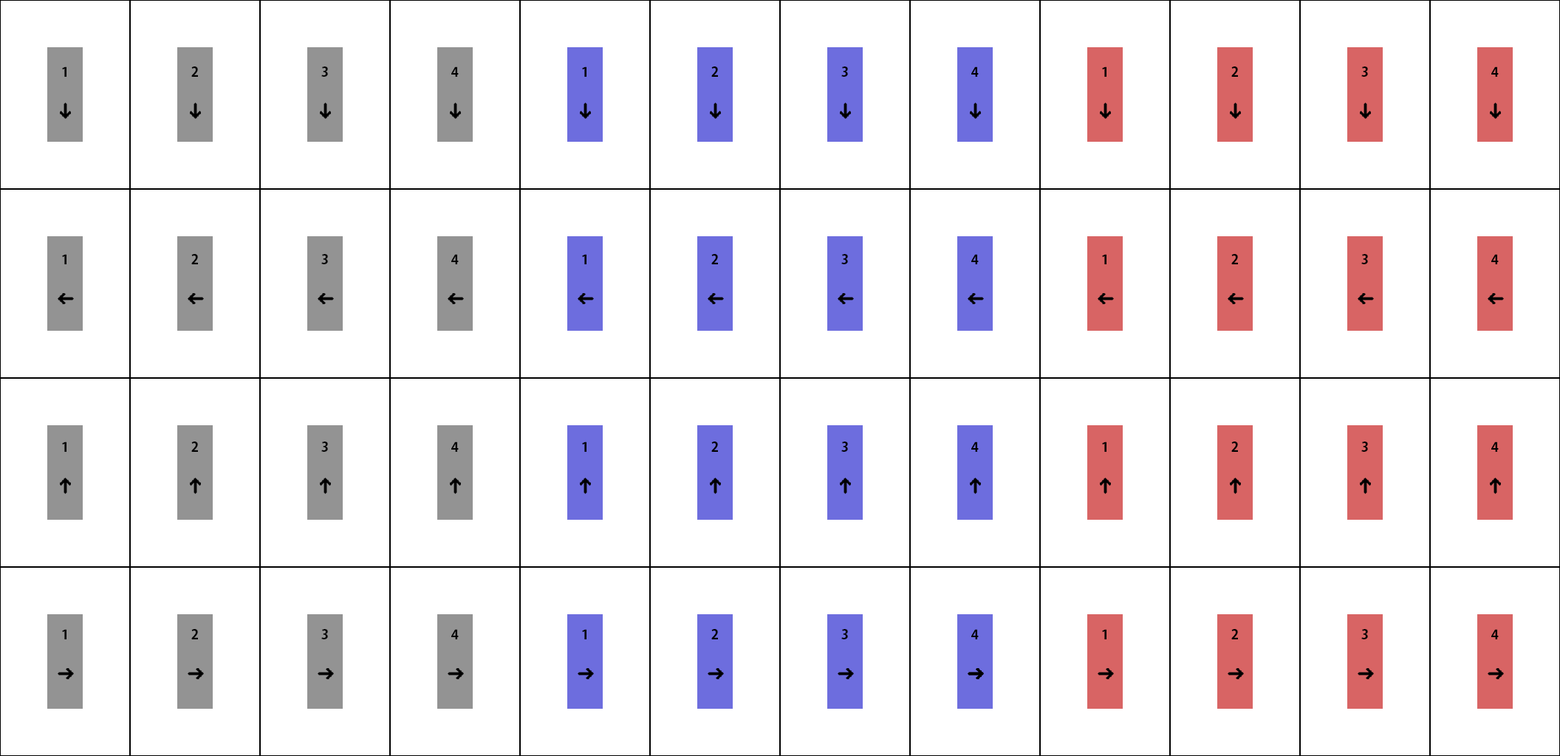
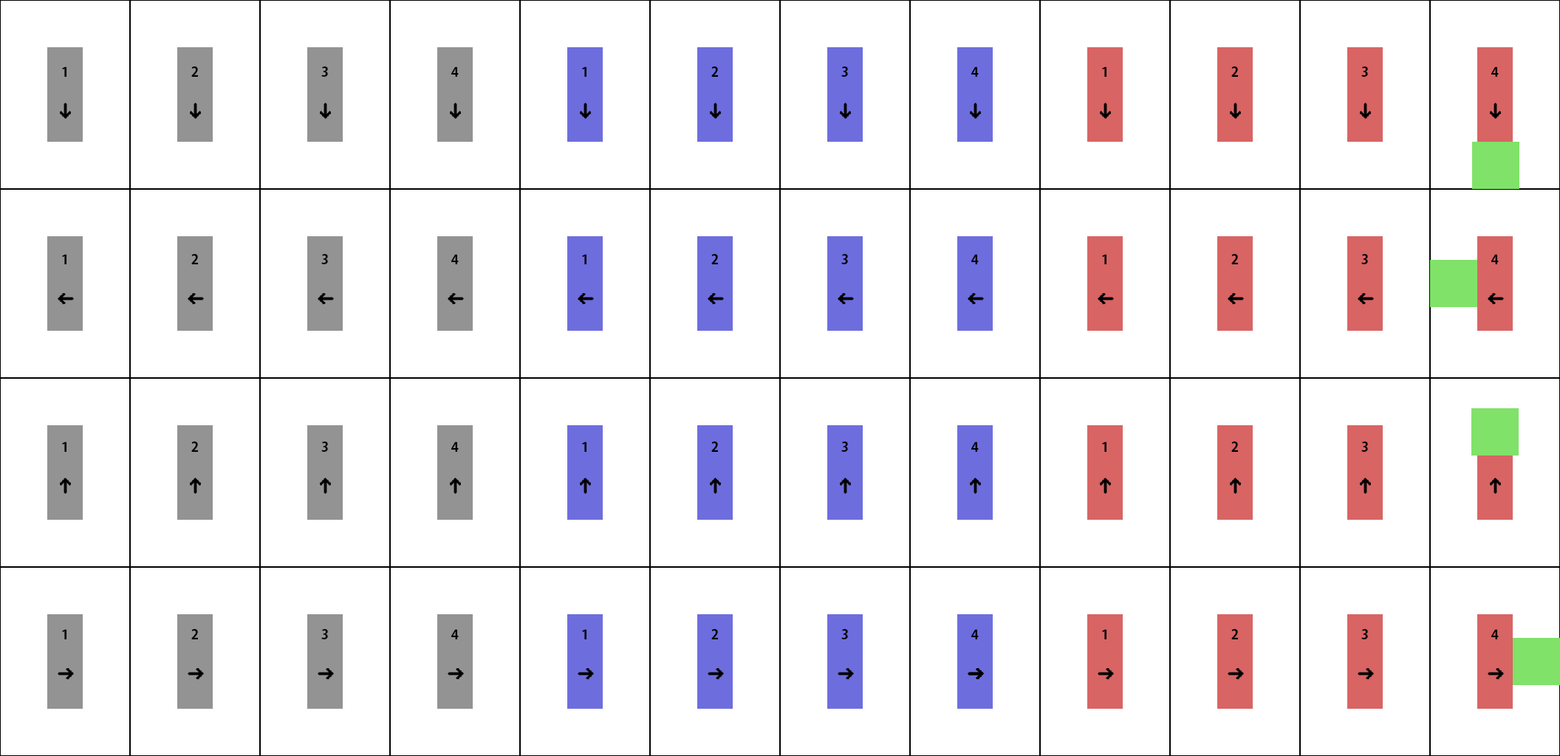
Revision of a layered (1560, 756) image; what changed, layer by layer:
added layer "Rectangle 1 copy 3" above "Rectangle 1 copy 2" over [1512, 638, 1560, 686]
added layer "Rectangle 1 copy 2" above "Rectangle 1 copy" over [1471, 408, 1519, 456]
added layer "Rectangle 1 copy" above "Rectangle 1" over [1430, 260, 1478, 308]
added layer "Rectangle 1" above "Unknown copy 48" over [1472, 141, 1520, 190]
